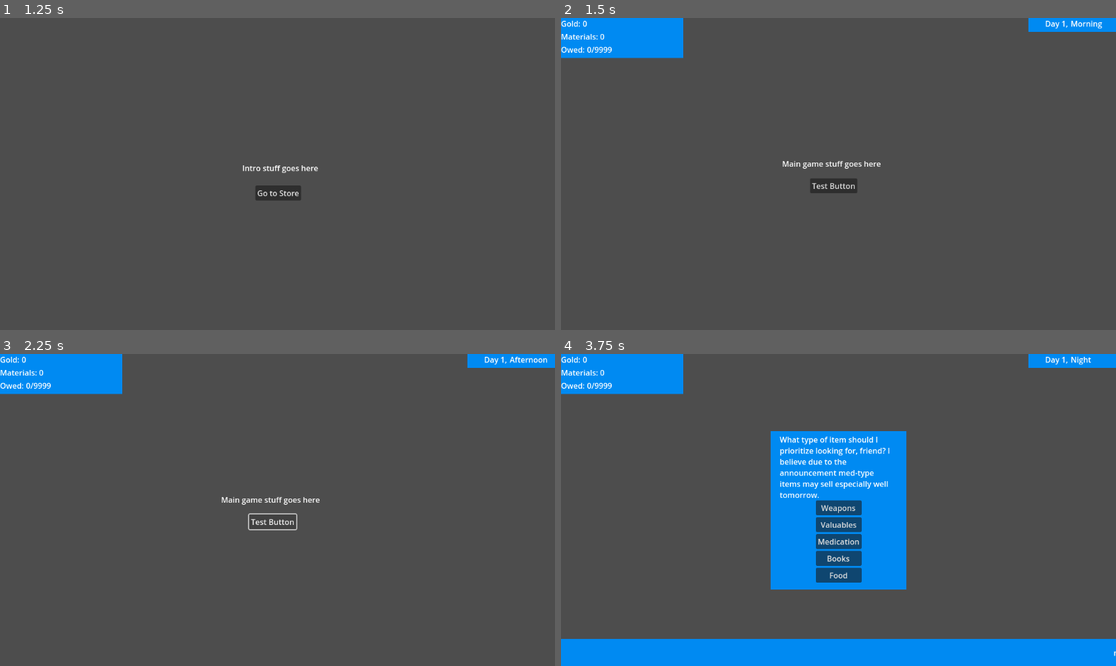
Above: before the commit, frames 1-4 (two rows, left to right).
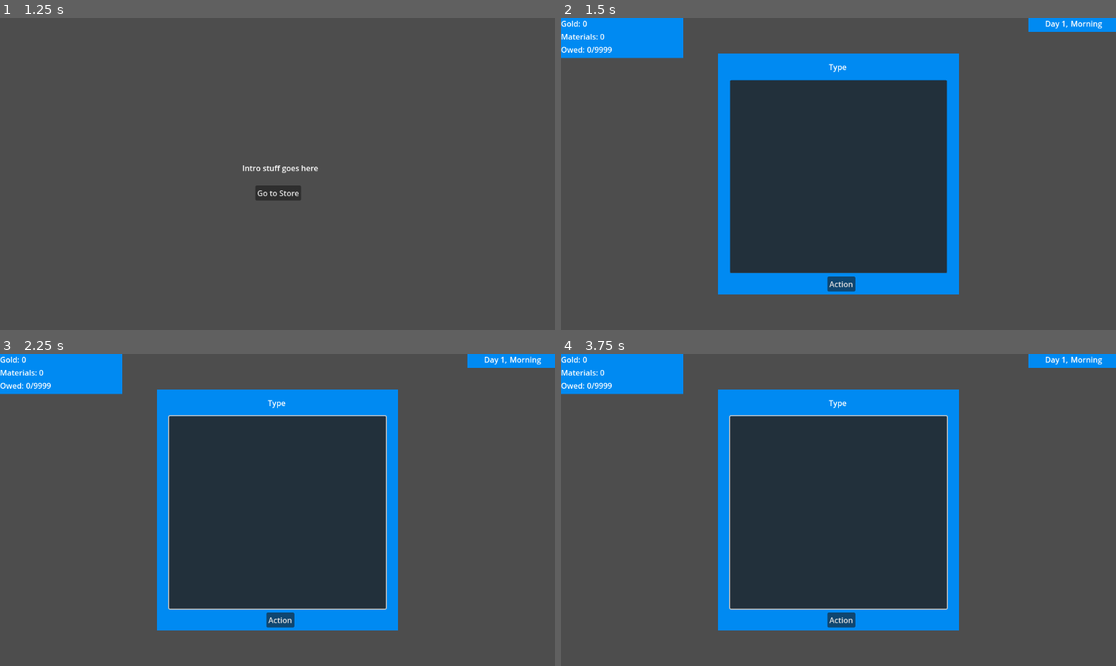
Above: after the commit, the same moments.

Repository: adam-holder/GameDevTvJam
Game: Godot game, scene res://scenes/main_menu.tscn
The game is run twice, just before and just after one commit, with the same random seed, the same clock (stepped at 60 frames per second) and the same inputs.
Inputs (mouse positions are in pixels of both pictures, inside the frame that each line leads up to):
- Up to frame 1 (1.25 s): click "New Game" at 0.5 s
- Up to frame 2 (1.5 s): click "Go to Store" at 1.25 s
- Up to frame 3 (2.25 s): click "Test Button" at 2 s
- Up to frame 4 (3.75 s): click (844, 619) at 2.75 s, where only the run after the commit has a clickable "Action"; click "Test Button" at 3.5 s

Frame 1 is identical in both runs. In frame 2, 33% of the frame differs, in the area x 28-72%, y 11-89%; in frame 3, 34%; in frame 4, 42%, in the area x 0-100%, y 0-100%.

Commit message:
Started inventory display

Diff:
--- a/GDTV2024/scenes/store.tscn
+++ b/GDTV2024/scenes/store.tscn
@@ -6,6 +6,7 @@
 [ext_resource type="Script" path="res://scripts/player_controller.gd" id="4_j7p08"]
 [ext_resource type="Script" path="res://scripts/storage_controller.gd" id="5_tdjnv"]
 [ext_resource type="PackedScene" uid="uid://dm15xlj34g63w" path="res://scenes/preferred_item_prompt.tscn" id="6_r6vhc"]
+[ext_resource type="Script" path="res://scripts/utilities/inventories.gd" id="7_sxwbb"]
 
 [node name="Store" type="Node2D"]
 script = ExtResource("1_4gbnj")
@@ -50,5 +51,85 @@
 grow_horizontal = 1
 grow_vertical = 1
 
+[node name="Inventories" type="Control" parent="."]
+custom_minimum_size = Vector2(1152, 648)
+layout_mode = 3
+anchors_preset = 15
+anchor_right = 1.0
+anchor_bottom = 1.0
+offset_right = 1152.0
+offset_bottom = 648.0
+grow_horizontal = 2
+grow_vertical = 2
+script = ExtResource("7_sxwbb")
+
+[node name="ColorRect" type="ColorRect" parent="Inventories"]
+layout_mode = 1
+anchors_preset = 8
+anchor_left = 0.5
+anchor_top = 0.5
+anchor_right = 0.5
+anchor_bottom = 0.5
+offset_left = -250.0
+offset_top = -250.0
+offset_right = 250.0
+offset_bottom = 250.0
+grow_horizontal = 2
+grow_vertical = 2
+color = Color(7.31587e-05, 0.539619, 0.947246, 1)
+
+[node name="ColorRect2" type="ColorRect" parent="Inventories/ColorRect"]
+layout_mode = 1
+anchors_preset = 7
+anchor_left = 0.5
+anchor_top = 1.0
+anchor_right = 0.5
+anchor_bottom = 1.0
+offset_left = -225.0
+offset_top = -444.0
+offset_right = 225.0
+offset_bottom = -44.0
+grow_horizontal = 2
+grow_vertical = 0
+color = Color(0.2208, 0.277013, 0.32, 0.823529)
+
+[node name="InventoryType" type="Label" parent="Inventories"]
+layout_mode = 1
+anchors_preset = 5
+anchor_left = 0.5
+anchor_right = 0.5
+offset_left = -20.0
+offset_top = 90.0
+offset_right = 20.0
+offset_bottom = 113.0
+grow_horizontal = 2
+text = "Type
+"
+
+[node name="Action" type="Button" parent="Inventories"]
+layout_mode = 0
+offset_left = 553.0
+offset_top = 537.0
+offset_right = 598.0
+offset_bottom = 568.0
+text = "Action"
+
+[node name="ItemList" type="ItemList" parent="Inventories"]
+layout_mode = 1
+anchors_preset = 8
+anchor_left = 0.5
+anchor_top = 0.5
+anchor_right = 0.5
+anchor_bottom = 0.5
+offset_left = -225.0
+offset_top = -195.0
+offset_right = 225.0
+offset_bottom = 205.0
+grow_horizontal = 2
+grow_vertical = 2
+select_mode = 1
+allow_search = false
+icon_scale = 4.0
+
 [connection signal="pressed" from="Button" to="." method="_on_button_pressed"]
 [connection signal="pref_changed" from="PreferredItemPrompt" to="." method="_on_preferred_item_prompt_pref_changed"]
--- /dev/null
+++ b/GDTV2024/scripts/utilities/inventories.gd
@@ -0,0 +1,15 @@
+extends Control
+
+
+# Called when the node enters the scene tree for the first time.
+func _ready():
+	pass # Replace with function body.
+
+
+# Called every frame. 'delta' is the elapsed time since the previous frame.
+func _process(delta):
+	pass
+
+func list_items(items):
+	for i in items:
+		get_node("ItemList").add_item("item name","image link")
Not shown: 1 places in GDTV2024/scenes/store.tscn that only renumber resources
